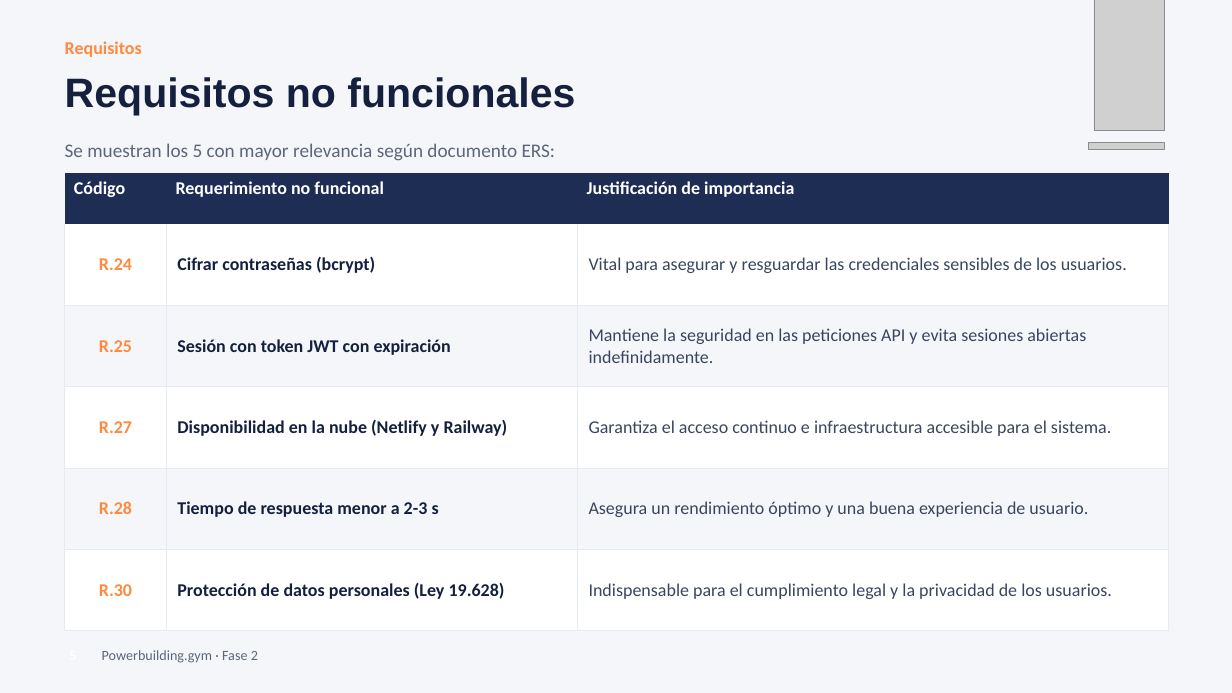
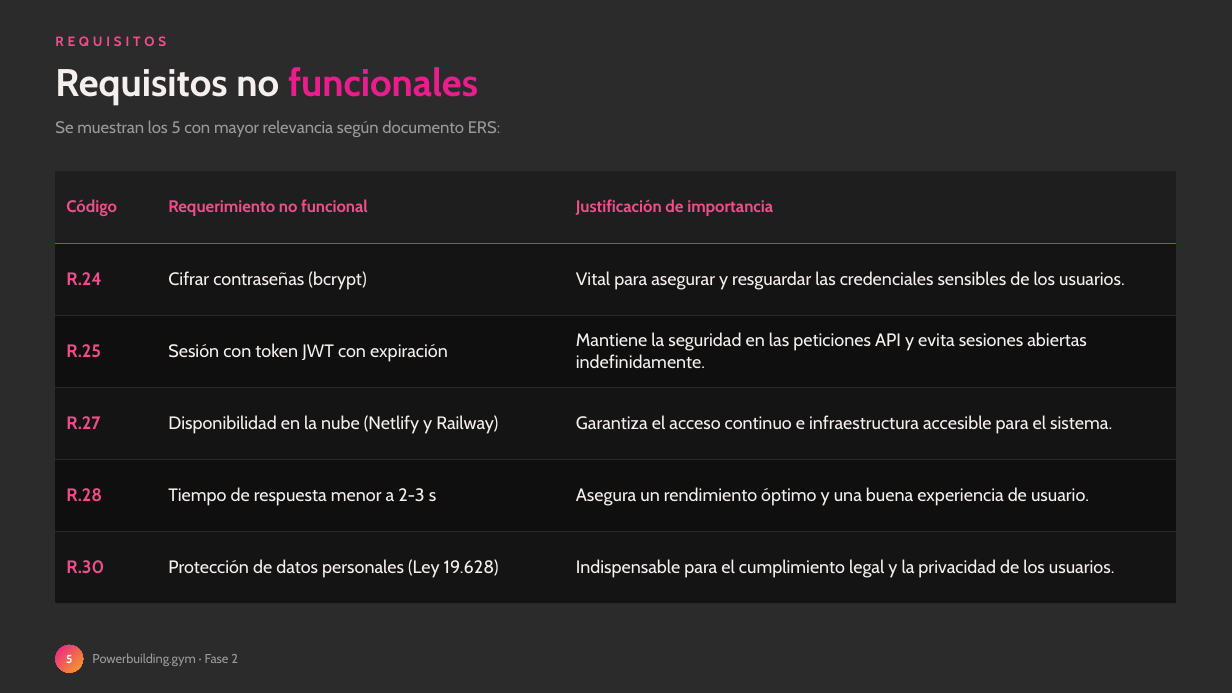
Before and after one commit to zalak3t/Powerbuilding.gym, a slide deck: slide 5 of FASE-2/Documentacion Asignatura PTY4614/Presentación Proyecto.pptx. Drawn at 1232x693 pixels with LibreOffice and Linux fonts; fonts in the diff are those of the drawing; grey boxes stand for pictures; background and template pictures are left out; a plain dark background stands for a picture behind light text. Boxes give left, top, right and bottom in pixels: in the first picture for what was removed or moved away, otherwise in the second. Text is boxed around its words. In the diff, an @@ line names an element or a change of style, - is before the commit and + after.

```diff
--- a/FASE-2/Documentacion Asignatura PTY4614/Presentación Proyecto.pptx
+++ b/FASE-2/Documentacion Asignatura PTY4614/Presentación Proyecto.pptx
@@ background #F4F6FA to picture (left out) @@
@@ picture removed at [1094, 0, 1165, 131] @@
@@ text "Requisitos no funcionales": place and size @@
-text "Requisitos no funcionales" at [65, 77, 575, 115]
+text "Requisitos no funcionales" at [55, 67, 478, 106]
@@ text "Requisitos no funcionales" at [55, 67, 478, 106]: size 32 to 30 pt, font Arial to Cabin; text colour #14203D to #F5F0EE in "Requisitos no"; text colour #14203D to gradient #E91E8C to #F5A623 in "funcionales" @@
@@ text at [55, 36, 166, 46]: text changed; size 14 to 10.5 pt; font Calibri to Cabin; text colour #FF8A3D to #F04E8A @@
-Requisitos
+REQUISITOS
@@ text "Se muestran los 5 con ...": place and size @@
-text "Se muestran los 5 con ..." at [65, 143, 556, 161]
+text "Se muestran los 5 con ..." at [55, 120, 500, 137]
@@ text "Se muestran los 5 con ..." at [55, 120, 500, 137]: size 15 to 13 pt, font Calibri to Cabin, text colour #5D6679 to #9A9A9A; vertical alignment middle to top @@
@@ picture removed at [1089, 143, 1165, 150] @@
@@ table at [55, 171, 1177, 604] @@
@@ fill #1D2D54 to #1E1E1E in row 1 @@
@@ fill #FFFFFF to #141414 in 9 cells @@
@@ fill #F4F6FA to #0F0F0F in 6 cells @@
@@ size 14 to 13 pt, text colour #FFFFFF to #F04E8A in "Código", "Requerimiento no funcional", "Justificación de importancia" @@
@@ font Calibri to Cabin @@
@@ text colour #FF8A3D to #F04E8A in "R.24", "R.25", "R.27", "R.28" and 1 more places @@
@@ text colour #14203D to #F5F0EE, bold off in "Cifrar contraseñas (bcrypt)", "Sesión con token JWT con expiración", "Disponibilidad en la nube (Netlify y Railway)", "Tiempo de respuesta menor a 2-3 s" and 1 more places @@
@@ text colour #3A465E to #F5F0EE in "Vital para asegurar y resguardar las credenciales ...", "Mantiene la seguridad en las peticiones API ...", "Garantiza el acceso continuo e infraestructura accesible ...", "Asegura un rendimiento óptimo y una buena ..." and 1 more places @@
@@ alignment centre to left @@
@@ borders changed @@
@@ table: place and size @@
-table at [65, 174, 1169, 603]
+table at [55, 171, 1177, 604]
@@ ellipse "5": place and size @@
-ellipse "5" at [55, 638, 91, 673]
+ellipse "5" at [55, 645, 83, 673]
@@ ellipse "5" at [55, 645, 83, 673]: size 11 to 9 pt, font Calibri to Cabin; fill none to gradient #E91E8C to #F5A623 @@
@@ text added at [92, 653, 238, 666], 10 pt, text #9A9A9A @@
+Powerbuilding.gym · Fase 2
@@ text removed at [102, 650, 258, 663] @@
-Powerbuilding.gym · Fase 2
```
Also in this commit, not shown: 27 other slides changed, 1 slide added, 1 slide removed, 6 other files.
